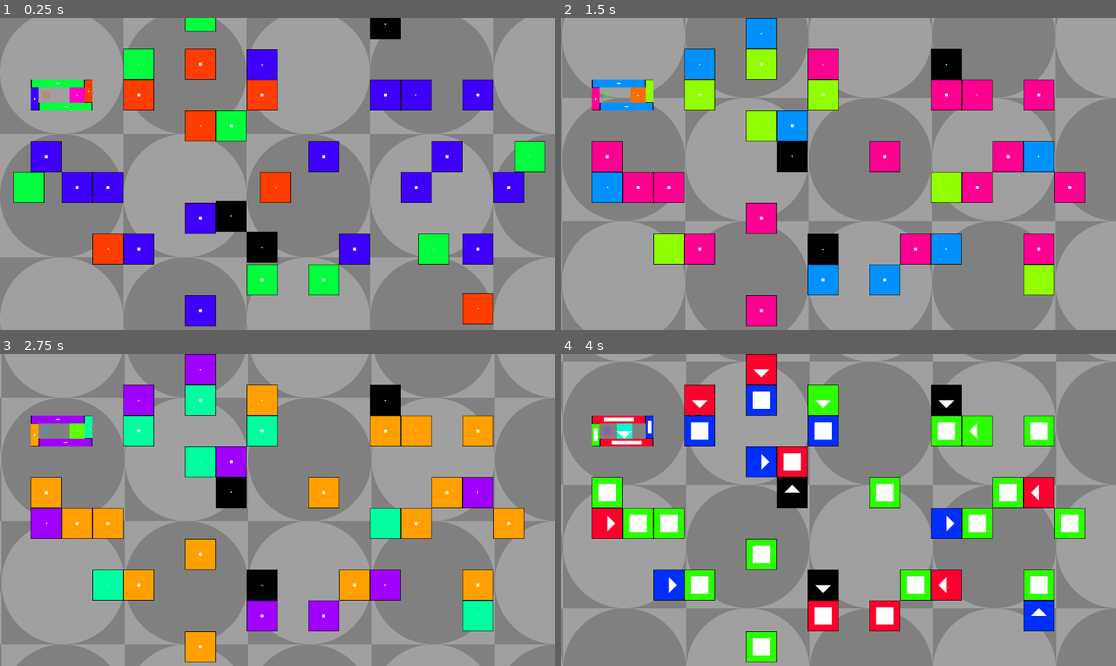
Above: before the commit, frames 1-4 (two rows, left to right).
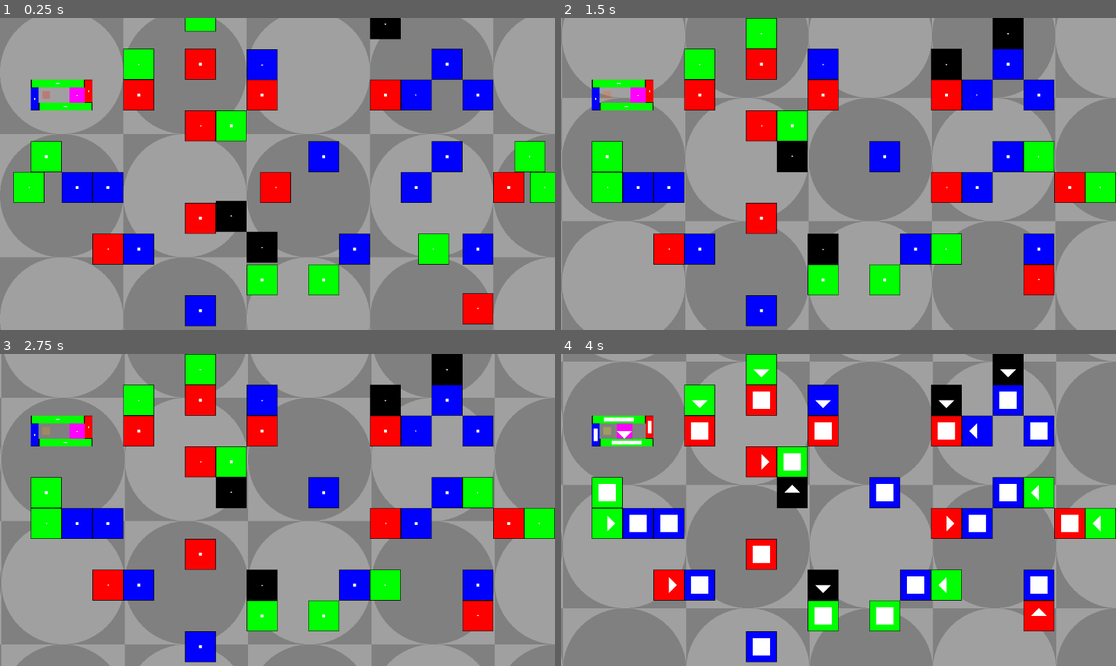
Above: after the commit, the same moments.

Repository: WW92030-STORAGE/UNCOMPUTE
Game: Godot game, scene res://levels/24.tscn
Two runs of this game, one before a commit and one after it. Both use one fixed random seed, a clock stepped at 60 frames per second and the inputs below. This scene is started directly instead of the project's main scene.
Inputs (mouse positions are in pixels of both pictures, inside the frame that each line leads up to):
- Up to frame 1 (0.25 s): no input
- Up to frame 2 (1.5 s): move the mouse to (960, 158) at 0.52 s; hold Right (ui_right) 0.53-1.28 s; click (960, 158) at 0.67 s; move the mouse to (727, 189) at 1.27 s; hold P (BACKTOMENU) from 1.28 s (still down)
- Up to frame 3 (2.75 s): move the mouse to (333, 441) at 2.02 s; release P (BACKTOMENU) at 2.03 s; hold Right (ui_right) from 2.03 s (still down)
- Up to frame 4 (4 s): move the mouse to (810, 572) at 2.77 s; release Right (ui_right) at 2.78 s; hold W (UP) 2.78-3.53 s; click (810, 572) at 2.92 s; move the mouse to (1005, 556) at 3.52 s; hold Left (ui_left) from 3.53 s (still down)

The runs differ from the first frame. In frame 1, 17% of the frame differs, in the area x 2-100%, y 0-99%; in frame 2, 19%, in the area x 5-100%, y 0-99%; in frame 3, 19%; in frame 4, 15%.

Commit message:
Level 24 buffed

Diff:
--- a/levels/24.tscn
+++ b/levels/24.tscn
@@ -133,6 +133,7 @@
 horizontal_alignment = 1
 
 [node name="MarginContainer" type="MarginContainer" parent="."]
+visible = false
 anchors_preset = 15
 anchor_right = 1.0
 anchor_bottom = 1.0
@@ -155,7 +156,6 @@
 [node name="FixedBox6" parent="." instance=ExtResource("6_xw8mv")]
 position = Vector2(416, 416)
 scale = Vector2(4, 4)
-metadata/COLOR = Color(0, 0, 1, 1)
 
 [node name="FixedBox11" parent="." instance=ExtResource("6_xw8mv")]
 position = Vector2(416, 96)
@@ -212,7 +212,7 @@
 [node name="FixedBox14" parent="." instance=ExtResource("6_xw8mv")]
 position = Vector2(96, 288)
 scale = Vector2(4, 4)
-metadata/COLOR = Color(0, 0, 1, 1)
+metadata/COLOR = Color(0, 1, 0, 1)
 
 [node name="FixedBox15" parent="." instance=ExtResource("6_xw8mv")]
 position = Vector2(928, 288)
@@ -222,7 +222,6 @@
 [node name="FixedBox19" parent="." instance=ExtResource("6_xw8mv")]
 position = Vector2(800, 160)
 scale = Vector2(4, 4)
-metadata/COLOR = Color(0, 0, 1, 1)
 
 [node name="FixedBox20" parent="." instance=ExtResource("6_xw8mv")]
 position = Vector2(864, 352)
@@ -232,13 +231,17 @@
 [node name="FixedBox21" parent="." instance=ExtResource("6_xw8mv")]
 position = Vector2(1056, 352)
 scale = Vector2(4, 4)
-metadata/COLOR = Color(0, 0, 1, 1)
 
 [node name="FixedBox23" parent="." instance=ExtResource("6_xw8mv")]
 position = Vector2(992, 480)
 scale = Vector2(4, 4)
 metadata/COLOR = Color(0, 0, 1, 1)
 
+[node name="FixedBox25" parent="." instance=ExtResource("6_xw8mv")]
+position = Vector2(928, 96)
+scale = Vector2(4, 4)
+metadata/COLOR = Color(0, 0, 1, 1)
+
 [node name="FixedBox22" parent="." instance=ExtResource("6_xw8mv")]
 position = Vector2(992, 160)
 scale = Vector2(4, 4)
@@ -291,6 +294,11 @@
 scale = Vector2(4, 4)
 metadata/COLOR = Color(0, 0, 0, 1)
 
+[node name="EscapeBox16" parent="." instance=ExtResource("8_g7lk6")]
+position = Vector2(928, -120)
+scale = Vector2(4, 4)
+metadata/COLOR = Color(0, 0, 0, 1)
+
 [node name="EscapeBox2" parent="." instance=ExtResource("8_g7lk6")]
 position = Vector2(32, 352)
 scale = Vector2(4, 4)
@@ -307,6 +315,12 @@
 position = Vector2(544, 352)
 scale = Vector2(4, 4)
 metadata/GRAV = 4.712
+
+[node name="EscapeBox15" parent="." instance=ExtResource("8_g7lk6")]
+position = Vector2(1160, 352)
+scale = Vector2(4, 4)
+metadata/COLOR = Color(0, 1, 0, 1)
+metadata/GRAV = 1.571
 
 [node name="EscapeBox9" parent="." instance=ExtResource("8_g7lk6")]
 position = Vector2(544, 448)
Not shown, changed: export_presets.cfg
